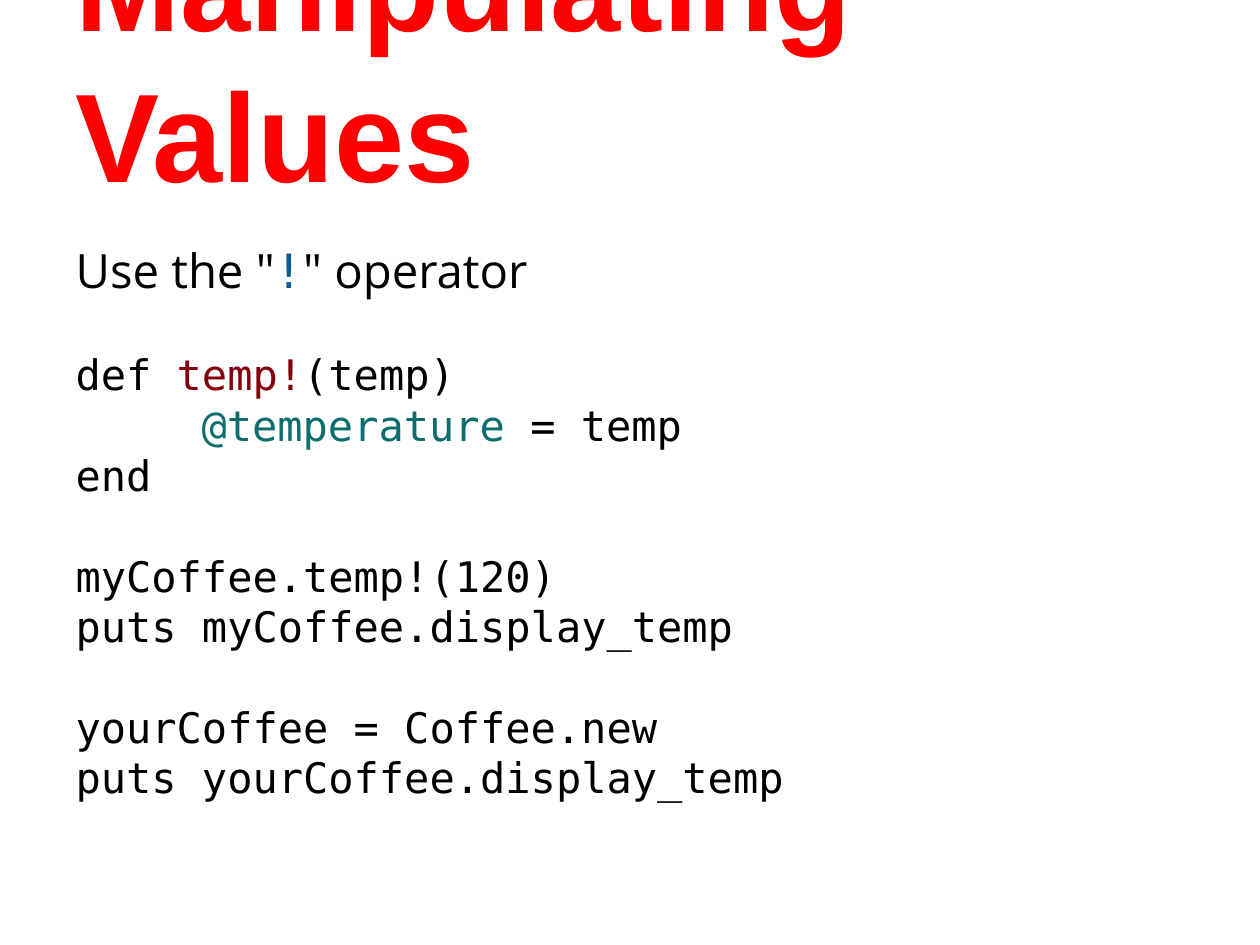
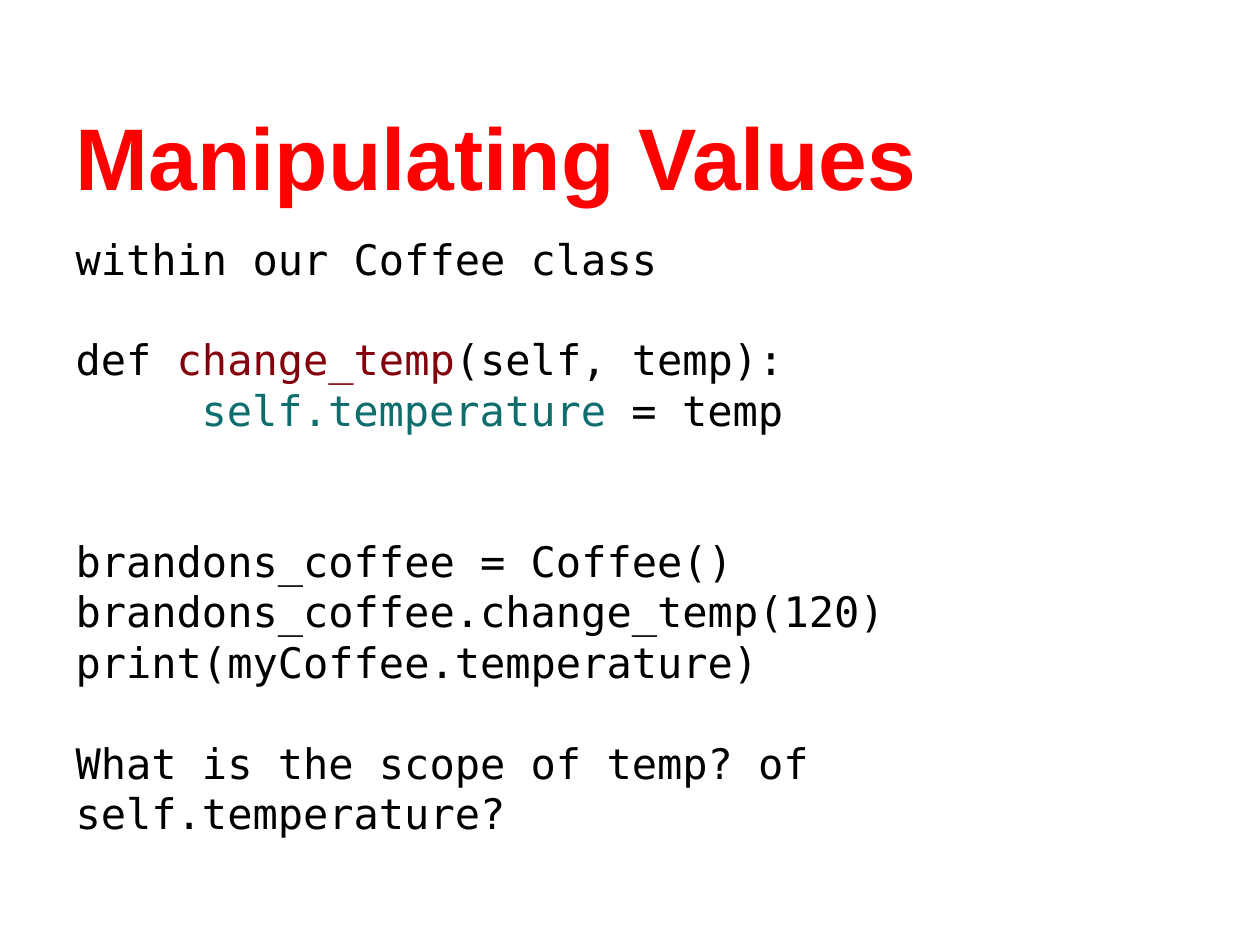
Before and after one commit to humanitiesprogramming/slides, a slide deck: slide 21 of 2017/python/B Done - ish/Ruby - Programming Concepts III.pptx. Drawn at 1260x945 pixels with LibreOffice and Linux fonts; fonts in the diff are those of the drawing. Boxes give left, top, right and bottom in pixels: in the first picture for what was removed or moved away, otherwise in the second. Text is boxed around its words. In the diff, an @@ line names an element or a change of style, - is before the commit and + after.

```diff
--- a/2017/python/B Done - ish/Ruby - Programming Concepts III.pptx
+++ b/2017/python/B Done - ish/Ruby - Programming Concepts III.pptx
@@ title "Manipulating Values" at (76,126,916,206): size 72 to 50 pt @@
@@ text at (76,243,885,838): text changed @@
-Use the "!" operator
-def temp!(temp)
-@temperature = temp
-end
-myCoffee.temp!(120)
-puts myCoffee.display_temp
-yourCoffee = Coffee.new
-puts yourCoffee.display_temp
+within our Coffee class
+def change_temp(self, temp):
+self.temperature = temp
+brandons_coffee = Coffee()
+brandons_coffee.change_temp(120)
+print(myCoffee.temperature)
+What is the scope of temp? of self.temperature?
```
Also in this commit, not shown: 7 other slides changed.
